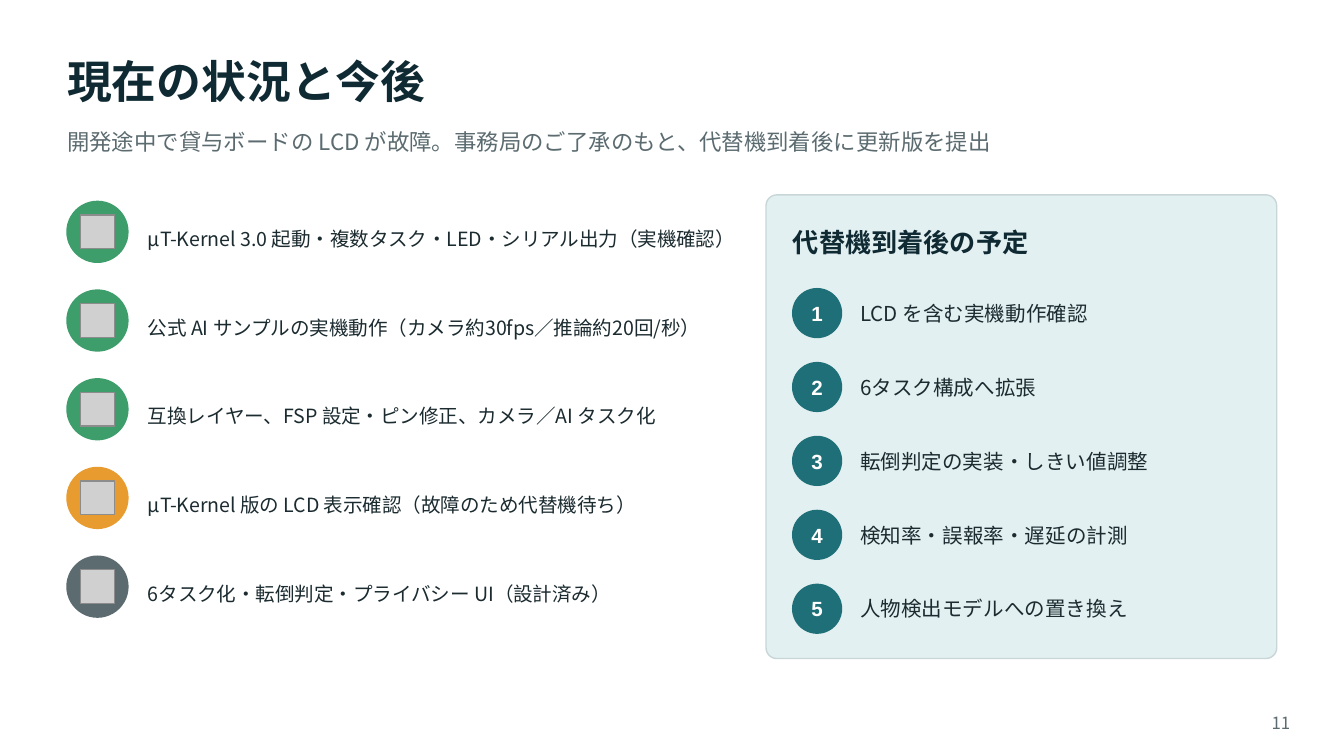
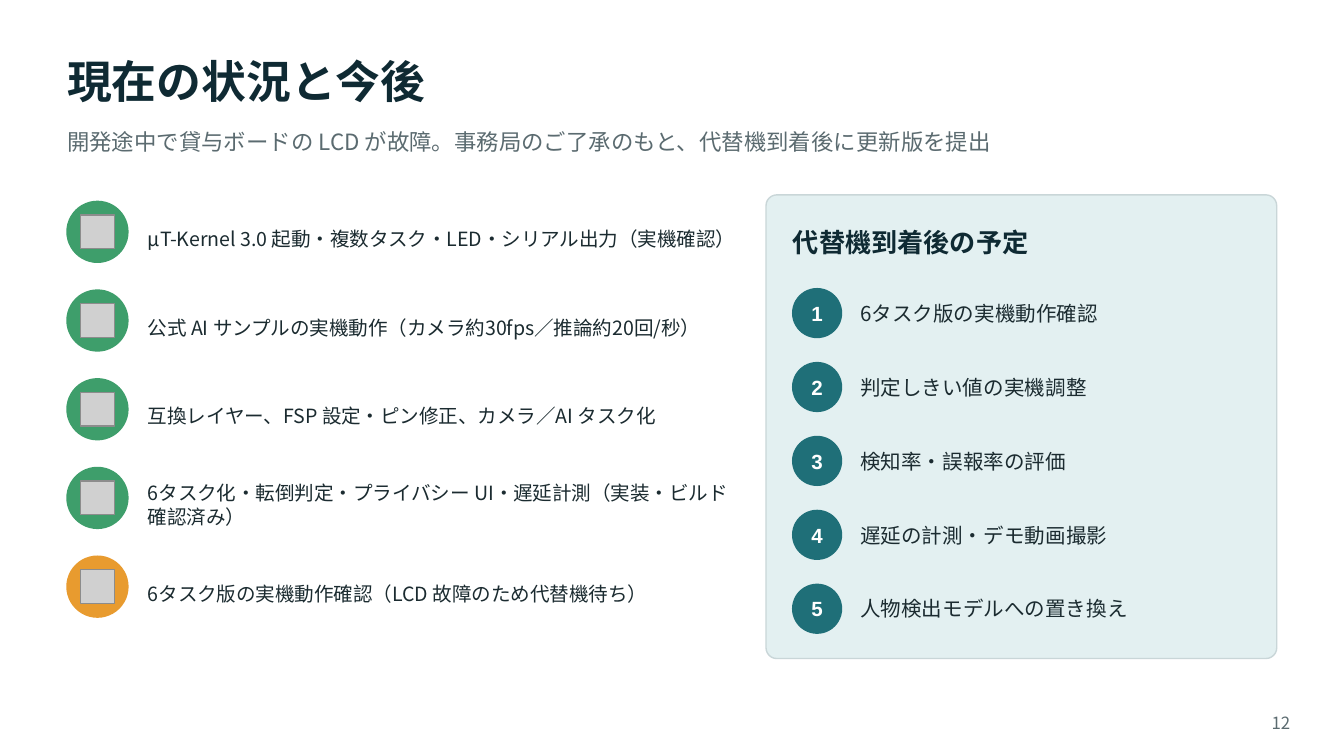
Before and after one commit to syouun/ek-ra8p1-blinky, a slide deck: slide 12 of docs/presentation.pptx (slide 11 before the commit). Drawn at 1344x756 pixels with LibreOffice and Linux fonts; fonts in the diff are those of the drawing; grey boxes stand for pictures. Boxes give left, top, right and bottom in pixels: in the first picture for what was removed or moved away, otherwise in the second. Text is boxed around its words. In the diff, an @@ line names an element or a change of style, - is before the commit and + after.

```diff
--- a/docs/presentation.pptx
+++ b/docs/presentation.pptx
@@ text at [860, 303, 1098, 323]: text changed @@
-LCD を含む実機動作確認
+6タスク版の実機動作確認
@@ text at [860, 377, 1087, 397]: text changed @@
-6タスク構成へ拡張
+判定しきい値の実機調整
@@ ellipse at [67, 468, 128, 528]: fill #E89B2F to #3E9E6B; outline #E89B2F 1 pt to #3E9E6B 1 pt @@
@@ text at [860, 451, 1066, 471]: text changed @@
-転倒判定の実装・しきい値調整
+検知率・誤報率の評価
@@ text at [148, 483, 727, 526]: text changed @@
-μT-Kernel 版の LCD 表示確認（故障のため代替機待ち）
+6タスク化・転倒判定・プライバシー UI・遅延計測（実装・ビルド確認済み）
@@ text at [860, 525, 1107, 545]: text changed @@
-検知率・誤報率・遅延の計測
+遅延の計測・デモ動画撮影
@@ ellipse at [67, 556, 128, 617]: fill #5B6B70 to #E89B2F; outline #5B6B70 1 pt to #E89B2F 1 pt @@
@@ text at [148, 584, 647, 603]: text changed @@
-6タスク化・転倒判定・プライバシー UI（設計済み）
+6タスク版の実機動作確認（LCD 故障のため代替機待ち）
@@ text at [1272, 716, 1291, 729]: text changed @@
-11
+12
```
Also in this commit, not shown: 6 other slides changed, 1 slide added, 6 other files.
